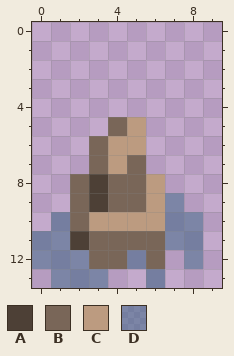
One commit to this pixel-art file: assets_src/image/decoration/unit/tropical/pillar2_tropical.ase. The picture above was drawn from the file before the commit.
10x14 pixels, 1 frame.
Palette (. is transparent): A #4d4036  B #796658  C #bc9b80  D #34608080
Pixels before, first column x 0:
 5 ....BC...
 6 ...BCC...
 7 ...BCB...
 8 ..BABBC..
 9 ..BABBCD.
10 .DBCCCCDD
11 DDABBBBDD
12 DDDBBDB.D
13 .DDD..D..
After:
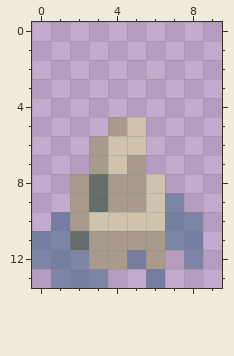
What changed:
colour A: #4d4036 -> #656c6c
colour B: #796658 -> #a89b8c
colour C: #bc9b80 -> #d0c3ae
